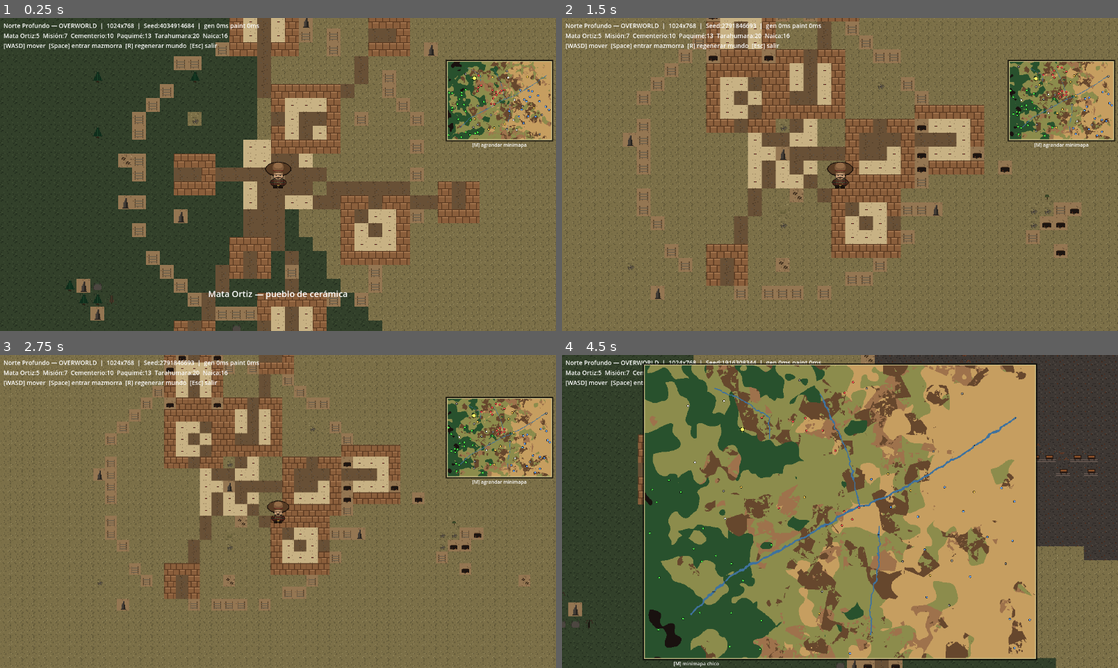
Above: before the commit, frames 1-4 (two rows, left to right).
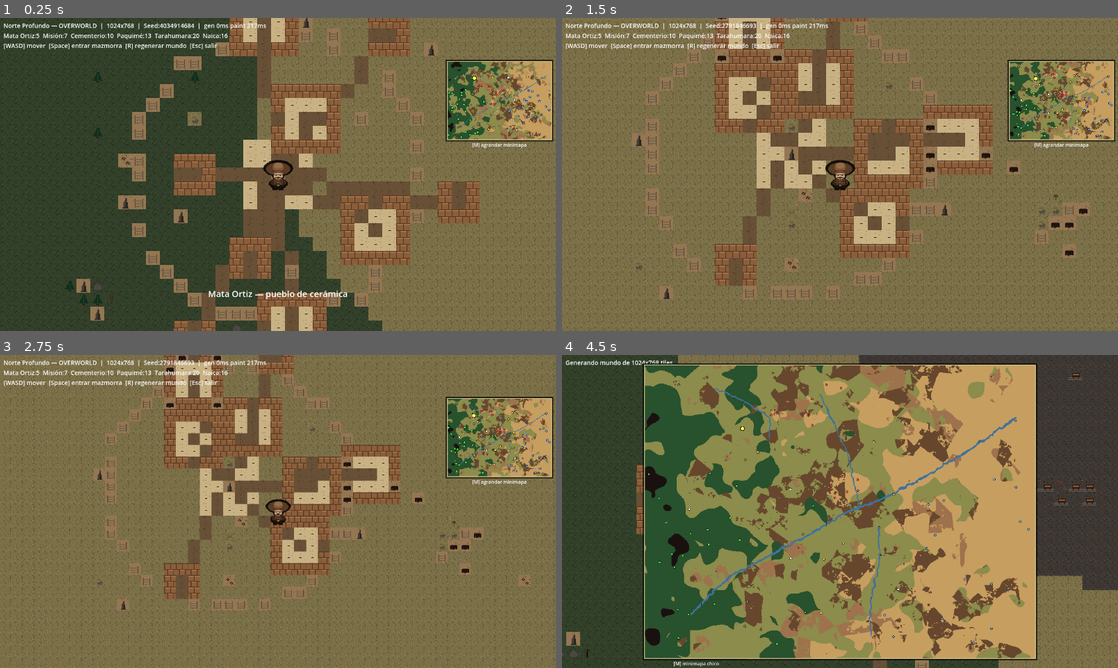
Above: after the commit, the same moments.

Repository: LF-Dguez/ludic2026polloRapi
Game: Godot game, scene res://scenes/Main.tscn
Same seed, same stepped clock (60 frames per second), same inputs: the game is played once before the commit and once after it.
Inputs (mouse positions are in pixels of both pictures, inside the frame that each line leads up to):
- Up to frame 1 (0.25 s): no input
- Up to frame 2 (1.5 s): tap Enter at 0.5 s; move the mouse to (962, 158) at 0.52 s; hold D 0.53-1.28 s; tap R at 0.6 s; tap Space at 0.77 s; move the mouse to (728, 190) at 1.27 s; hold S from 1.28 s (still down); tap Backspace at 1.35 s
- Up to frame 3 (2.75 s): tap Space at 1.52, 2 s; move the mouse to (333, 442) at 2.02 s; release S at 2.03 s; hold D from 2.03 s (still down); tap Q at 2.1 s
- Up to frame 4 (4.5 s): tap Enter at 2.75 s; move the mouse to (812, 574) at 2.77 s; release D at 2.78 s; hold W 2.78-3.53 s; tap E at 2.85 s; tap Space at 3.02, 3.77 s; move the mouse to (1006, 558) at 3.52 s; hold A from 3.53 s (still down); tap M at 3.6 s; move the mouse to (673, 464) at 4.27 s; tap R at 4.35 s

The runs differ from the first frame. In frame 1, 0.1% of the frame differs, in the area x 44-53%, y 1-56%; in frame 2, 19%; in frame 3, 0.1%; in frame 4, 41%, in the area x 0-100%, y 0-100%.

Commit message:
Fix: complete the 5 remaining bugs (BSP/overworld reachability, outline, chunked paint, cross silhouette)
1. BSP entrance↔exit reachability — flood-fill from entrance over passable
   tiles; if exit unreachable, force-carve direct corridor between them.
2. Overworld→Dungeon reachability — flood-fill from spawn; if no dungeon
   entrance reachable, emergency-carve LLANOS path to nearest one.
3. Player outline — second Sprite2D darker copy at scale 1.14 with z_index=-1
   behind main sprite for contrast on dark biomes/dungeons.
4. _paint_overworld chunked — yields every 60k cells to avoid multi-second
   freeze on regen of 786k-tile map.
5. Misión cruciform silhouette visible — fill 4 inner-corner quadrants of
   bounding box with roca to define the cross shape against atrium floor.

Co-Authored-By: Claude Opus 4.7 (1M context) <noreply@anthropic.com>

Diff:
--- a/scripts/BSPGenerator.gd
+++ b/scripts/BSPGenerator.gd
@@ -92,7 +92,55 @@
 	# Marca puertas T donde corredor toca cuarto
 	_place_doors()
 
+	# Garantiza conectividad entrance↔exit (flood-fill, force-carve si necesario)
+	_ensure_entrance_exit_connectivity()
+
 	return d
+
+
+func _ensure_entrance_exit_connectivity() -> void:
+	var entrance_idx: int = -1
+	var exit_idx: int = -1
+	for i in range(d.room_tags.size()):
+		if d.room_tags[i] == "entrance":
+			entrance_idx = i
+		elif d.room_tags[i] == "exit":
+			exit_idx = i
+	if entrance_idx == -1 or exit_idx == -1 or entrance_idx == exit_idx:
+		return
+	var er: Rect2i = d.rooms[entrance_idx]
+	var xr: Rect2i = d.rooms[exit_idx]
+	var entrance_pos := Vector2i(er.position.x + er.size.x / 2, er.position.y + er.size.y / 2)
+	var exit_pos := Vector2i(xr.position.x + xr.size.x / 2, xr.position.y + xr.size.y / 2)
+	# BFS sobre tiles passable
+	var visited: Dictionary = {}
+	var queue: Array = [entrance_pos]
+	visited[entrance_pos] = true
+	var found: bool = false
+	while not queue.is_empty():
+		var cur: Vector2i = queue.pop_front()
+		if cur == exit_pos:
+			found = true
+			break
+		for off in [Vector2i(1, 0), Vector2i(-1, 0), Vector2i(0, 1), Vector2i(0, -1)]:
+			var next: Vector2i = cur + off
+			if next.x < 0 or next.x >= d.width or next.y < 0 or next.y >= d.height:
+				continue
+			if visited.has(next):
+				continue
+			if not _is_passable_dungeon_tile(d.get_tile(next.x, next.y)):
+				continue
+			visited[next] = true
+			queue.append(next)
+	if found:
+		return
+	# Exit no alcanzable — carve corredor directo
+	_carve_corridor(entrance_pos, exit_pos)
+
+
+func _is_passable_dungeon_tile(t: Vector2i) -> bool:
+	# T_WALL, T_VOID, T_WATER son impasables; el resto sí
+	return t != T_WALL and t != T_VOID and t != T_WATER
 
 
 func _split(leaf: Leaf) -> void:
--- a/scripts/Main.gd
+++ b/scripts/Main.gd
@@ -235,7 +235,7 @@
 	world = ow.generate(MAP_W, MAP_H, current_seed)
 	var t_gen := Time.get_ticks_msec() - t0
 	t0 = Time.get_ticks_msec()
-	_paint_overworld(world)
+	await _paint_overworld(world)
 	var t_paint := Time.get_ticks_msec() - t0
 
 	var spawn_tile: Vector2i = _find_first_poi(OverworldScript.POIType.MATA_ORTIZ)
@@ -278,7 +278,8 @@
 
 func _paint_overworld(w) -> void:
 	overworld_layer.clear()
-	# Decoding inline para performance: (src << 16) | (x << 8) | y
+	# Chunked: yield every ~60k cells para no freezear UI en mapas grandes (786k tiles)
+	var painted: int = 0
 	for y in range(w.height):
 		var row_off: int = y * w.width
 		for x in range(w.width):
@@ -286,6 +287,10 @@
 			var src: int = (v >> 16) & 0xff
 			var atlas: Vector2i = Vector2i((v >> 8) & 0xff, v & 0xff)
 			overworld_layer.set_cell(Vector2i(x, y), src, atlas)
+			painted += 1
+			if painted >= 60000:
+				painted = 0
+				await get_tree().process_frame
 
 
 func _find_first_poi(type: int) -> Vector2i:
--- a/scripts/Overworld.gd
+++ b/scripts/Overworld.gd
@@ -317,13 +317,110 @@
 		_stamp_poi(world, poi)
 
 	# === Pase 5: pinta tiles bridge desde world.bridges (tracking explícito) ===
-	# Evita false-positives donde barranca natural toca río pero NO es un puente.
 	for bp in world.bridges:
 		var bxy: Vector2i = bp
 		if world.in_bounds(bxy.x, bxy.y):
 			world.set_tile(bxy.x, bxy.y, Vector2i(2, 2))  # T_BRIDGE
 
+	# === Pase 6: garantiza al menos un dungeon entrance alcanzable desde spawn ===
+	_ensure_dungeon_reachable(world)
+
 	return world
+
+
+# Flood-fill desde Mata Ortiz; si NO hay dungeon alcanzable, carve path al más cercano.
+func _ensure_dungeon_reachable(world: World) -> void:
+	var spawn: Vector2i = Vector2i(world.width / 2, world.height / 2)
+	for poi in world.pois:
+		if poi.type == POIType.MATA_ORTIZ:
+			spawn = poi.pos
+			break
+	# Recolectar dungeons
+	var dungeons: Array = []
+	for poi in world.pois:
+		if poi.type == POIType.ENTRADA_PAQUIME or poi.type == POIType.ENTRADA_TARAHUMARA or poi.type == POIType.ENTRADA_NAICA:
+			dungeons.append(poi)
+	if dungeons.is_empty():
+		return
+	# BFS over passable
+	var visited: Dictionary = {}
+	var queue: Array = [spawn]
+	visited[spawn] = true
+	while not queue.is_empty():
+		var cur: Vector2i = queue.pop_front()
+		for off in [Vector2i(1, 0), Vector2i(-1, 0), Vector2i(0, 1), Vector2i(0, -1)]:
+			var nxt: Vector2i = cur + off
+			if not world.in_bounds(nxt.x, nxt.y):
+				continue
+			if visited.has(nxt):
+				continue
+			if not _is_overworld_passable(world, nxt.x, nxt.y):
+				continue
+			visited[nxt] = true
+			queue.append(nxt)
+	# ¿Algún dungeon entrance alcanzable?
+	var nearest_unreachable = null
+	var best_d: int = 999999999
+	for d_poi in dungeons:
+		if visited.has(d_poi.pos):
+			return  # ya hay uno alcanzable, listo
+		var dx: int = d_poi.pos.x - spawn.x
+		var dy: int = d_poi.pos.y - spawn.y
+		var dsq: int = dx * dx + dy * dy
+		if dsq < best_d:
+			best_d = dsq
+			nearest_unreachable = d_poi
+	# Ninguno alcanzable — force carve path al más cercano
+	if nearest_unreachable != null:
+		_carve_overworld_emergency_path(world, spawn, nearest_unreachable.pos)
+
+
+func _is_overworld_passable(world: World, x: int, y: int) -> bool:
+	var b: int = world.get_biome(x, y)
+	if b == Biome.RIO or b == Biome.BARRANCA or b == Biome.PICO:
+		return false
+	var raw: int = world.get_tile_raw(x, y)
+	var src: int = (raw >> 16) & 0xff
+	if src != 0:
+		return true  # desert atlas, passable
+	var atlas := Vector2i((raw >> 8) & 0xff, raw & 0xff)
+	# Impasables específicos
+	if atlas == T_ADOBE_WALL: return false
+	if atlas == T_CAVE_ROCK: return false
+	if atlas == T_WOOD_FRAME: return false
+	if atlas.x == 6 and atlas.y == 1: return false  # roca sierra
+	if atlas.x == 0 and atlas.y == 2: return false  # barranca borde
+	if atlas.x == 1 and atlas.y == 2: return false  # barranca abismo
+	if atlas.x == 6 and atlas.y == 2: return false  # río
+	if atlas.x == 0 and atlas.y == 5: return false  # pico
+	return true
+
+
+# Carve un camino de emergencia (3 tiles wide) por Bresenham, convirtiendo
+# todo a LLANOS + DIRT_PATH para garantizar accesibilidad.
+func _carve_overworld_emergency_path(world: World, a: Vector2i, b: Vector2i) -> void:
+	var x0: int = a.x; var y0: int = a.y
+	var x1: int = b.x; var y1: int = b.y
+	var dx: int = absi(x1 - x0); var dy: int = absi(y1 - y0)
+	var sx: int = 1 if x0 < x1 else -1
+	var sy: int = 1 if y0 < y1 else -1
+	var err: int = dx - dy
+	var max_steps: int = (dx + dy) * 3
+	var steps: int = 0
+	while (x0 != x1 or y0 != y1) and steps < max_steps:
+		steps += 1
+		for ddy in [-1, 0, 1]:
+			for ddx in [-1, 0, 1]:
+				var px: int = x0 + ddx
+				var py: int = y0 + ddy
+				if world.in_bounds(px, py):
+					var bb: int = world.get_biome(px, py)
+					if bb == Biome.RIO or bb == Biome.BARRANCA or bb == Biome.PICO:
+						world.set_biome(px, py, Biome.LLANOS)
+						world.set_tile(px, py, T_DIRT_PATH)
+		var e2: int = 2 * err
+		if e2 > -dy: err -= dy; x0 += sx
+		if e2 < dx: err += dx; y0 += sy
 
 
 func _carve_river_natural(world: World, waypoints: Array, base_width: int, rng: RandomNumberGenerator) -> void:
@@ -690,6 +787,15 @@
 			else:
 				world.set_tile(x, y, T_CREAM_FLOOR)
 
+	# Esquinas internas del bounding box 7x7 (fuera de la cruz) → roca para
+	# definir visualmente la silueta cruciforme contra el atrium crema.
+	for cdy in [-3, -2, 2, 3]:
+		for cdx in [-3, -2, 2, 3]:
+			var ex: int = center.x + cdx
+			var ey: int = center.y + cdy
+			if world.in_bounds(ex, ey):
+				world.set_tile(ex, ey, Vector2i(6, 1))  # roca sierra (banca/piedra)
+
 	# Altar central
 	world.set_tile(center.x, center.y, POI_TILE[POIType.MISION])
 
--- a/scripts/Player.gd
+++ b/scripts/Player.gd
@@ -26,10 +26,22 @@
 
 
 func _ready() -> void:
+	var img := Image.load_from_file(ProjectSettings.globalize_path(sprite_path))
+	var tex: Texture2D = null
+	if img != null:
+		tex = ImageTexture.create_from_image(img)
+	# Outline sprite — copia oscura más grande detrás del sprite principal
+	# para contraste sobre dungeons oscuros y biomas tipo barranca.
+	var outline := Sprite2D.new()
+	outline.texture = tex
+	outline.centered = true
+	outline.scale = Vector2(1.14, 1.14)
+	outline.modulate = Color(0, 0, 0, 0.85)
+	outline.z_index = -1
+	add_child(outline)
+	# Sprite principal encima
 	sprite = Sprite2D.new()
-	var img := Image.load_from_file(ProjectSettings.globalize_path(sprite_path))
-	if img != null:
-		sprite.texture = ImageTexture.create_from_image(img)
+	sprite.texture = tex
 	sprite.centered = true
 	add_child(sprite)
 
